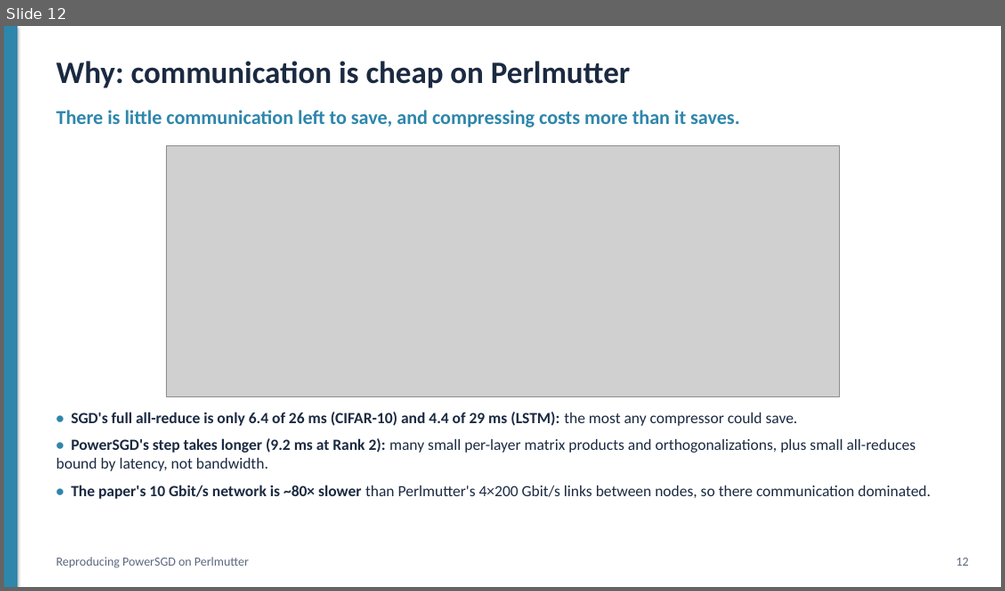
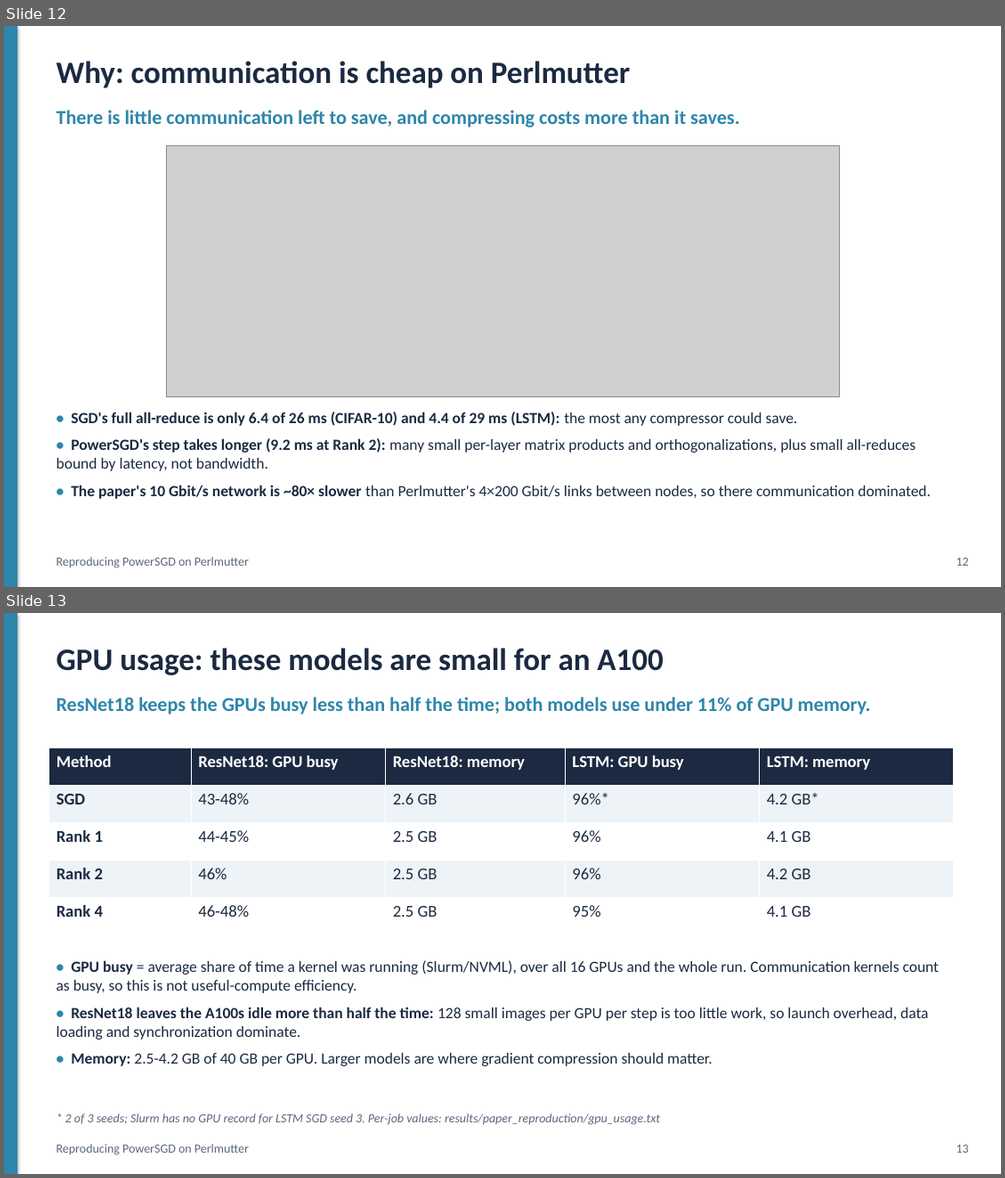
Before and after one commit to aarochu/powersgd, a slide deck: presentation/PowerSGD_reproduction.pptx. Shown one above the other, each under a label of ours: slide 12 before the commit, slides 12 and 13 after it. The pictures are 1005x591 and 1005x1178 pixels, drawn with LibreOffice and Linux fonts; fonts in the diff are those of the drawing; grey boxes stand for pictures. Boxes give left, top, right and bottom in pixels: in the first picture for what was removed or moved away, otherwise in the second. Text is boxed around its words. In the diff, an @@ line names an element or a change of style, - is before the commit and + after.

```diff
--- a/presentation/PowerSGD_reproduction.pptx
+++ b/presentation/PowerSGD_reproduction.pptx
@@ slide 13 added at [4,613,1001,1174], background #FFFFFF @@
@@ rectangle added at [4,613,17,1174], fill #2E86AB @@
@@ text added at [57,648,663,675], 30 pt, text #1B2A41, bold @@
+GPU usage: these models are small for an A100
@@ text added at [57,697,871,714], 19 pt, text #2E86AB, bold @@
+ResNet18 keeps the GPUs busy less than half the time; both models use under 11% of GPU memory.
@@ table added at [48,747,954,934], 5 rows, 5 columns @@
+Method | ResNet18: GPU busy | ResNet18: memory | LSTM: GPU busy | LSTM: memory
+SGD | 43-48% | 2.6 GB | 96%* | 4.2 GB*
+Rank 1 | 44-45% | 2.5 GB | 96% | 4.1 GB
+Rank 2 | 46% | 2.5 GB | 96% | 4.2 GB
+Rank 4 | 46-48% | 2.5 GB | 95% | 4.1 GB
@@ text added at [57,960,939,1066], 15 pt, text #1B2A41 @@
+• GPU busy = average share of time a kernel was running (Slurm/NVML), over all 16 GPUs and the whole run. Communication kernels count as busy, so this is not useful-compute efficiency.
+• ResNet18 leaves the A100s idle more than half the time: 128 small images per GPU per step is too little work, so launch overhead, data loading and synchronization dominate.
+• Memory: 2.5-4.2 GB of 40 GB per GPU. Larger models are where gradient compression should matter.
@@ text added at [65,1113,660,1125], 12 pt, text #5C677D, italic @@
+* 2 of 3 seeds; Slurm has no GPU record for LSTM SGD seed 3. Per-job values: results/paper_reproduction/gpu_usage.txt
@@ text added at [57,1143,249,1155], 12 pt, text #5C677D @@
+Reproducing PowerSGD on Perlmutter
@@ text added at [956,1144,969,1152], 12 pt, text #5C677D @@
+13
```
Also in this commit, not shown: 3 slides changed, 3 other files.
